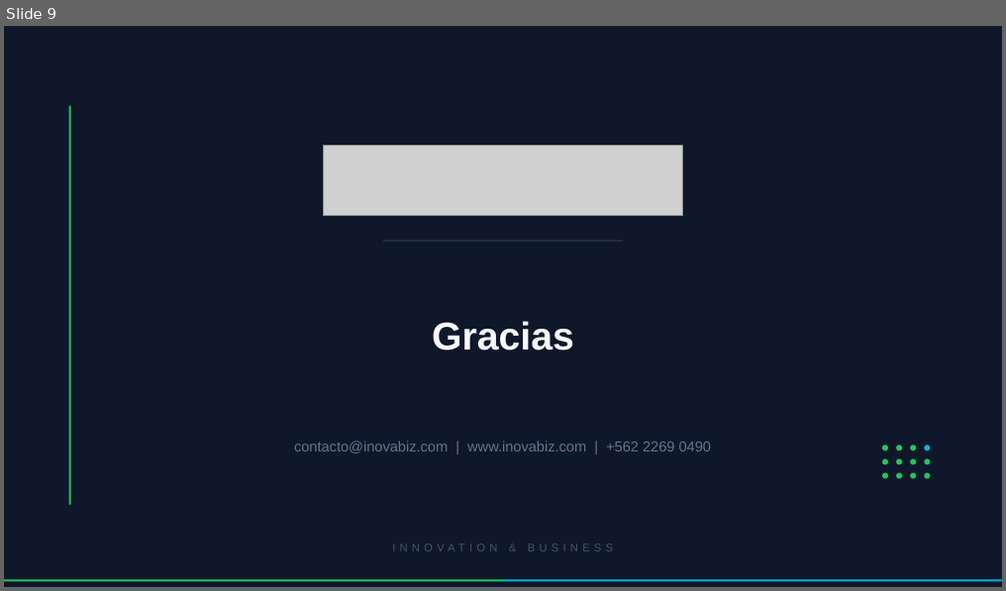
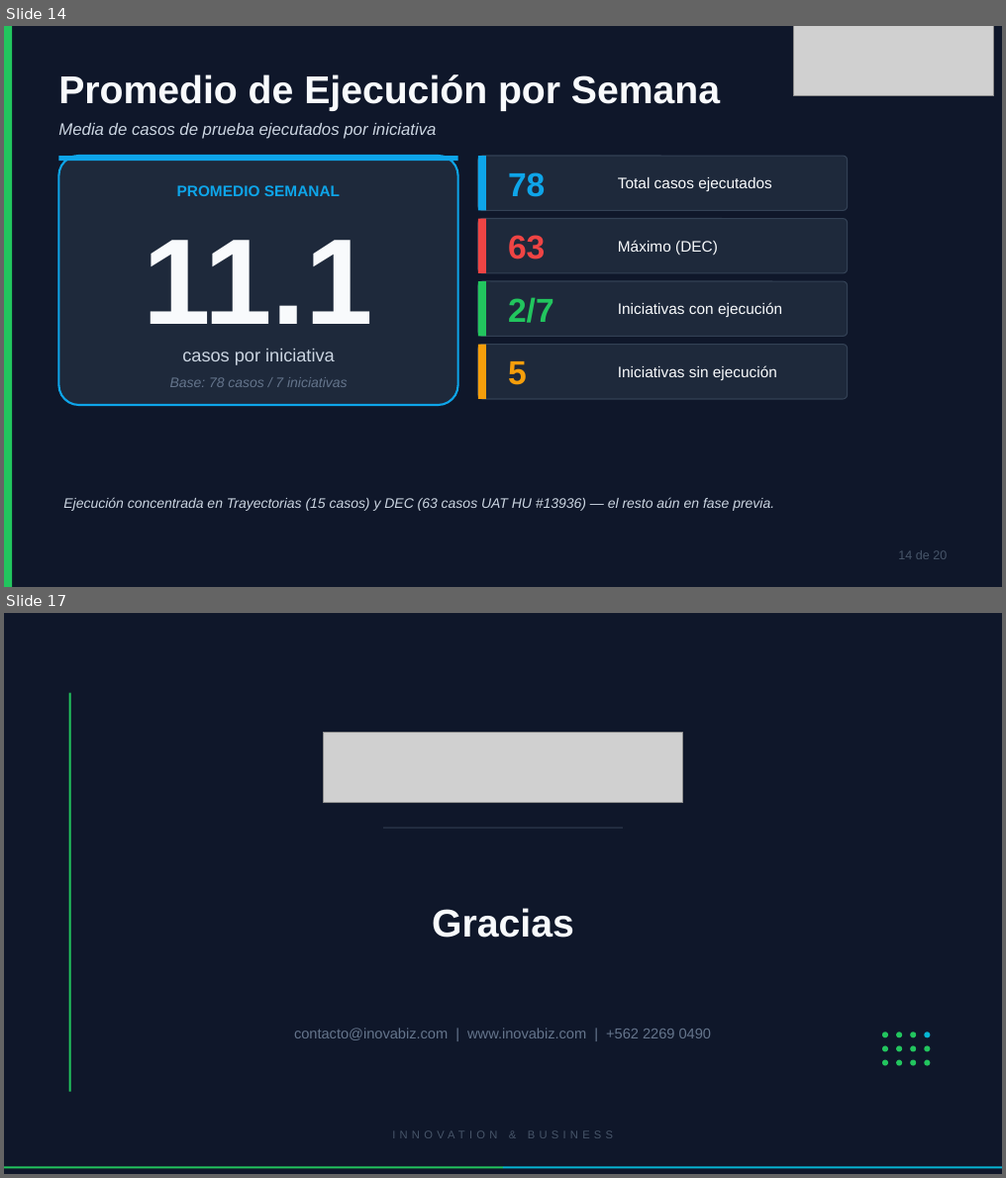
Before and after one commit to caradeux/qa_metrics, a slide deck: apps/api/assets/weekly-template.pptx. Shown one above the other, each under a label of ours: slide 9 before the commit, slides 14 and 17 after it; the slides between them are not shown. The pictures are 1006x591 and 1006x1178 pixels, drawn with LibreOffice and Linux fonts; fonts in the diff are those of the drawing; grey boxes stand for pictures. Boxes give left, top, right and bottom in pixels: in the first picture for what was removed or moved away, otherwise in the second. Text is boxed around its words. In the diff, an @@ line names an element or a change of style, - is before the commit and + after.

```diff
--- a/apps/api/assets/weekly-template.pptx
+++ b/apps/api/assets/weekly-template.pptx
@@ slide 14 added at [4, 26, 1002, 587], background #0F172A @@
@@ rectangle added at [4, 26, 12, 586], fill #22C55E @@
@@ picture added at [793, 26, 993, 96] @@
@@ text added at [58, 75, 720, 111], 28 pt, text #F8FAFC, bold @@
+Promedio de Ejecución por Semana
@@ text added at [58, 123, 436, 139], 12 pt, text #CBD5E1, italic @@
+Media de casos de prueba ejecutados por iniciativa
@@ rounded rectangle added at [58, 156, 458, 405], fill #1E293B, outline #0EA5E9 1.5 pt @@
@@ rectangle added at [58, 156, 458, 161], fill #0EA5E9 @@
@@ rounded rectangle added at [478, 156, 847, 210], fill #1E293B, outline #334155 0.75 pt @@
@@ rectangle added at [478, 156, 486, 210], fill #0EA5E9 @@
@@ text added at [508, 173, 545, 197], 24 pt, text #0EA5E9, bold @@
+78
@@ text added at [177, 185, 340, 196], 11 pt, text #0EA5E9, bold @@
+PROMEDIO SEMANAL
@@ text added at [618, 177, 772, 191], 11 pt, text #F8FAFC @@
+Total casos ejecutados
@@ rounded rectangle added at [478, 219, 847, 274], fill #1E293B, outline #334155 0.75 pt @@
@@ rectangle added at [478, 219, 486, 274], fill #EF4444 @@
@@ text added at [144, 240, 374, 324], 88 pt, text #F8FAFC, bold @@
+11.1
@@ text added at [508, 235, 545, 260], 24 pt, text #EF4444, bold @@
+63
@@ text added at [618, 240, 718, 255], 11 pt, text #F8FAFC @@
+Máximo (DEC)
@@ rounded rectangle added at [478, 281, 847, 336], fill #1E293B, outline #334155 0.75 pt @@
@@ rectangle added at [478, 281, 486, 336], fill #22C55E @@
@@ text added at [508, 297, 554, 323], 24 pt, text #22C55E, bold @@
+2/7
@@ text added at [618, 302, 782, 317], 11 pt, text #F8FAFC @@
+Iniciativas con ejecución
@@ text added at [182, 349, 335, 366], 13 pt, text #CBD5E1 @@
+casos por iniciativa
@@ rounded rectangle added at [478, 345, 847, 399], fill #1E293B, outline #334155 0.75 pt @@
@@ rectangle added at [478, 345, 486, 399], fill #F59E0B @@
@@ text added at [170, 377, 348, 387], 10 pt, text #64748B, italic @@
+Base: 78 casos / 7 iniciativas
@@ text added at [508, 362, 527, 385], 24 pt, text #F59E0B, bold @@
+5
@@ text added at [618, 366, 777, 380], 11 pt, text #F8FAFC @@
+Iniciativas sin ejecución
@@ text added at [63, 497, 774, 511], 10 pt, text #CBD5E1, italic @@
+Ejecución concentrada en Trayectorias (15 casos) y DEC (63 casos UAT HU #13936) — el resto aún en fase previa.
@@ text added at [898, 551, 946, 560], 9 pt, text #475569 @@
+14 de 20
@@ what was slide 9 is now slide 17 @@
```
Also in this commit, not shown: 6 slides changed, 8 other slides added, 1 slide removed, 12 other files.
